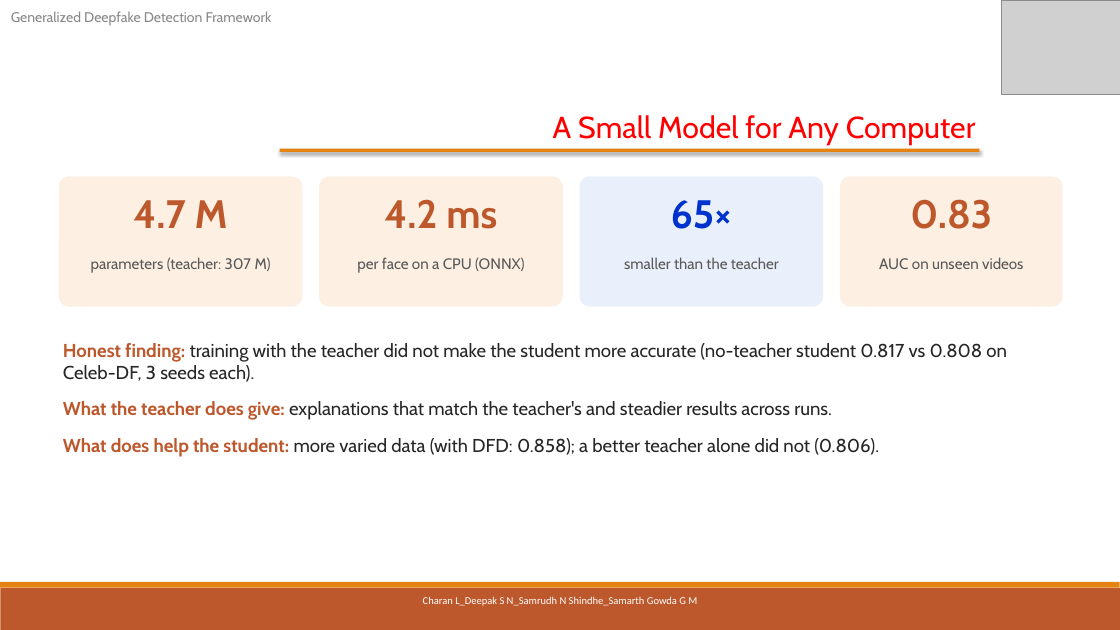
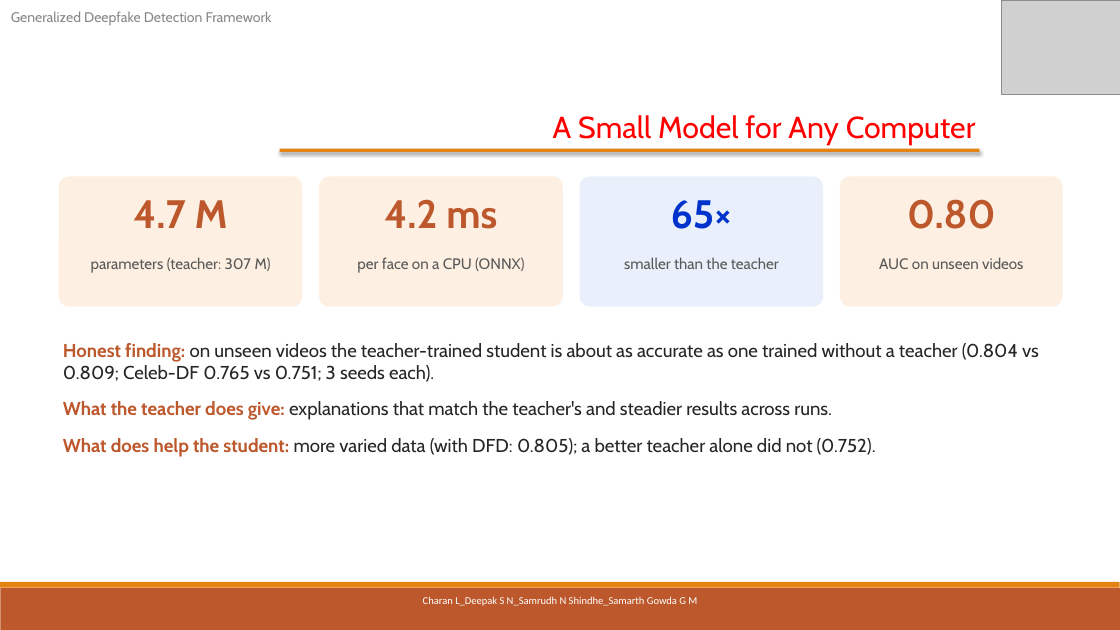
Before and after one commit to pes1ug23cs178/CAPSTONE_PW_26_RJ_02, a slide deck: slide 20 of ESA Report/output/PW26_RJ_02_Review3.pptx. Drawn at 1120x630 pixels with LibreOffice and Linux fonts; fonts in the diff are those of the drawing; grey boxes stand for pictures. Boxes give left, top, right and bottom in pixels: in the first picture for what was removed or moved away, otherwise in the second. Text is boxed around its words. In the diff, an @@ line names an element or a change of style, - is before the commit and + after.

Commit message:
Final report and Review-3 slides with official Celeb-DF results; README numbers; fix Word author field

```diff
--- a/ESA Report/output/PW26_RJ_02_Review3.pptx
+++ b/ESA Report/output/PW26_RJ_02_Review3.pptx
@@ text at box(907, 199, 996, 229): text changed @@
-0.83
+0.80
@@ text at box(63, 343, 1039, 382): text changed @@
-Honest finding: training with the teacher did not make the student more accurate (no-teacher student 0.817 vs 0.808 on Celeb-DF, 3 seeds each).
+Honest finding: on unseen videos the teacher-trained student is about as accurate as one trained without a teacher (0.804 vs 0.809; Celeb-DF 0.765 vs 0.751; 3 seeds each).
@@ text at box(63, 438, 876, 457): text changed @@
-What does help the student: more varied data (with DFD: 0.858); a better teacher alone did not (0.806).
+What does help the student: more varied data (with DFD: 0.805); a better teacher alone did not (0.752).
```
Also in this commit, not shown: 10 other slides changed, 8 other files.
